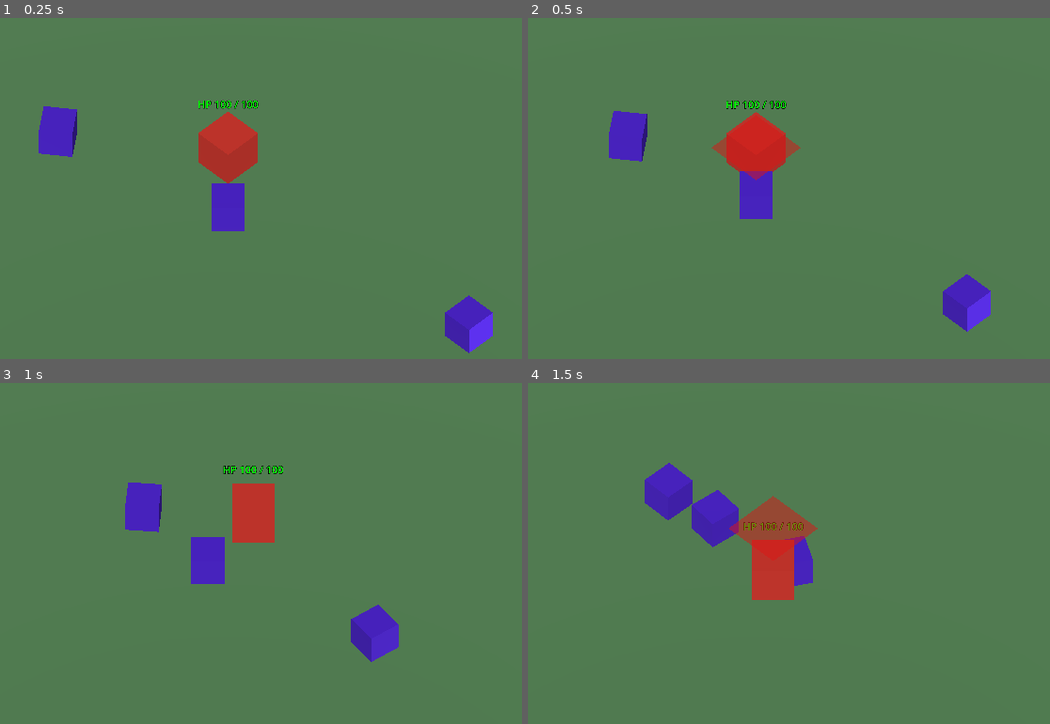
Above: before the commit, frames 1-4 (two rows, left to right).
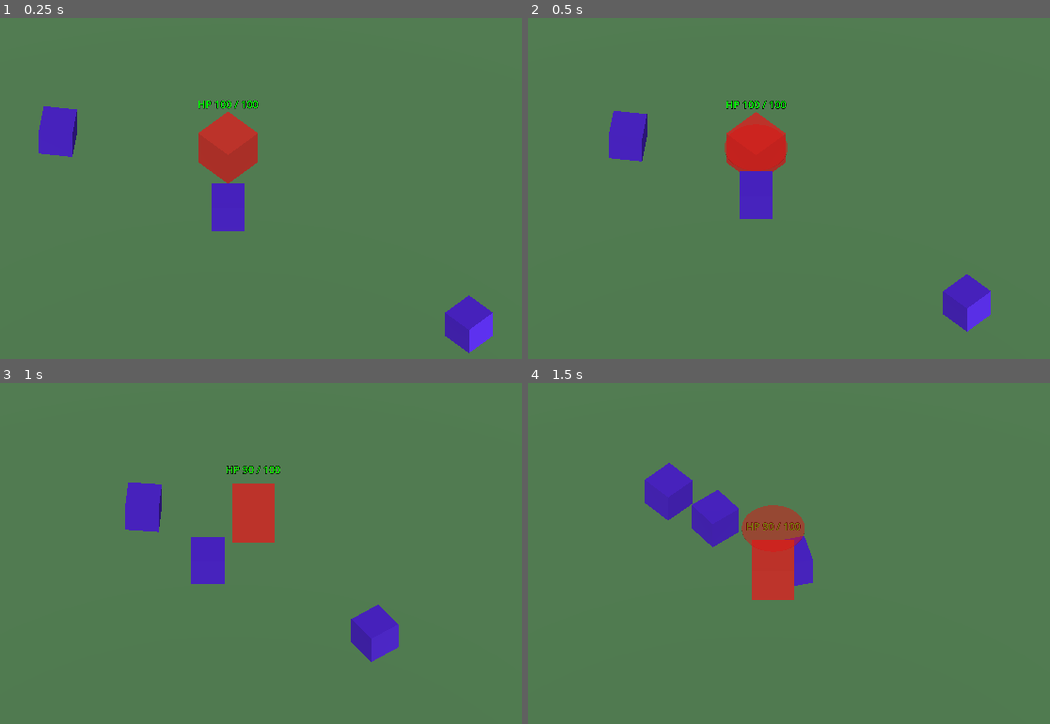
Above: after the commit, the same moments.

Repository: suxrob-1124/arcane-net
Game: Godot game, scene res://scenes/main/Main.tscn
Same seed, same stepped clock (60 frames per second), same inputs: the game is played once before the commit and once after it.
Inputs (mouse positions are in pixels of both pictures, inside the frame that each line leads up to):
- Up to frame 1 (0.25 s): no input
- Up to frame 2 (0.5 s): no input
- Up to frame 3 (1 s): move the mouse to (391, 492) at 0.52 s; press the mouse at (391, 492) at 0.53 s; hold D (move_right) from 0.53 s (still down)
- Up to frame 4 (1.5 s): move the mouse to (606, 533) at 1.27 s; release D (move_right) at 1.28 s; release the mouse at (606, 533) at 1.28 s; hold S (move_down) from 1.28 s (still down); tap Space (dash) at 1.35 s

Frame 1 is identical in both runs. In frame 2, 0.3% of the frame differs, in the area x 35-53%, y 34-48%; in frame 3, 0.2%; in frame 4, 0.5%, in the area x 38-56%, y 33-48%.

Commit message:
fix(combat): hp-bar resolution, spectator camera detach, round telegraph
Three playtest bugs from PR #5:

1. PlayerHealthBar pushed "health not assigned" warning — manually
   editing .tscn with `health = NodePath("...")` for a typed Node export
   (@export var health: HealthComponent) does not auto-resolve at runtime.
   Switch to explicit `@export var health_path: NodePath` + get_node_or_null
   in _ready(). Reliable for hand-edited scenes.

2. After player death the IsoCamera kept its target on the ghost player,
   so any enemy walking onto the corpse appeared centered on screen
   — perceived as "camera follows enemy". Fix: detach _camera.target
   immediately on player_died and freeze camera at death_position.
   Also add defensive filter in find_alive_allies() to exclude any node
   in &"enemies" group (belt-and-braces vs accidental group-tagging).

3. Telegraph rendered as a square via PlaneMesh. Replace with CylinderMesh
   (top/bottom_radius=0.75, height=0.02, 32 radial segments) — a thin
   disc that is round by definition; Y-up by default, no rotation needed.

Co-Authored-By: Claude Opus 4.7 <noreply@anthropic.com>

Diff:
--- a/scenes/combat/GlitchPup.tscn
+++ b/scenes/combat/GlitchPup.tscn
@@ -22,9 +22,13 @@
 no_depth_test = true
 render_priority = 1
 
-[sub_resource type="PlaneMesh" id="PlaneMesh_telegraph"]
+[sub_resource type="CylinderMesh" id="CylinderMesh_telegraph"]
 material = SubResource("Mat_telegraph")
-size = Vector2(1.5, 1.5)
+top_radius = 0.75
+bottom_radius = 0.75
+height = 0.02
+radial_segments = 32
+rings = 1
 
 [node name="GlitchPup" type="CharacterBody3D"]
 collision_layer = 4
@@ -48,7 +52,7 @@
 visible = false
 
 [node name="MeshInstance3D" type="MeshInstance3D" parent="TelegraphMarker"]
-mesh = SubResource("PlaneMesh_telegraph")
+mesh = SubResource("CylinderMesh_telegraph")
 
 [node name="AttackTimer" type="Timer" parent="."]
 wait_time = 0.5
--- a/scenes/main/Main.tscn
+++ b/scenes/main/Main.tscn
@@ -141,7 +141,7 @@
 outline_size = 8
 modulate = Color(0, 1, 0, 1)
 script = ExtResource("11_hpbar")
-health = NodePath("../HealthComponent")
+health_path = NodePath("../HealthComponent")
 
 [node name="GlitchPup1" parent="." instance=ExtResource("7_enemy")]
 transform = Transform3D(1, 0, 0, 0, 1, 0, 0, 0, 1, 2, 0.5, 2)
--- a/scripts/spectator/SpectatorController.gd
+++ b/scripts/spectator/SpectatorController.gd
@@ -27,6 +27,10 @@
 
 
 func _on_player_died(_player_node: Node3D, _cause: StringName, death_position: Vector3) -> void:
+	# Detach camera from the (soon-to-be-ghost) player FIRST so it doesn't
+	# end up framing whatever enemy walks over the corpse position.
+	_freeze_camera_at(death_position)
+
 	if _player != null and _player.has_method(&"enter_ghost_state"):
 		_player.enter_ghost_state()
 	var allies := find_alive_allies()
@@ -34,11 +38,18 @@
 		EventBus.game_over.emit()
 		return
 	_allies_cache = allies
-	var origin: Vector3 = death_position if _player == null else _player.global_position
-	_current_target = _pick_nearest_ally(allies, origin)
+	_current_target = _pick_nearest_ally(allies, death_position)
 	_assign_camera_target(_current_target)
 	_is_active = true
 	SpectatorState.enter_spectator_mode()
+
+
+func _freeze_camera_at(pos: Vector3) -> void:
+	if _camera == null:
+		return
+	_camera.target = null
+	_camera.global_position = pos + _camera.offset
+	_camera.look_at(pos)
 
 
 func switch_target() -> void:
@@ -61,6 +72,8 @@
 	var out: Array[Node3D] = []
 	for n in get_tree().get_nodes_in_group(ALLIES_GROUP):
 		if not is_instance_valid(n):
+			continue
+		if n.is_in_group(&"enemies"):
 			continue
 		if n is Node3D and _is_alive(n):
 			out.append(n)
--- a/scripts/ui/PlayerHealthBar.gd
+++ b/scripts/ui/PlayerHealthBar.gd
@@ -1,15 +1,18 @@
 class_name PlayerHealthBar
 extends Label3D
 
-@export var health: HealthComponent
+@export var health_path: NodePath
+
+var _health: HealthComponent
 
 
 func _ready() -> void:
-	if health == null:
-		push_warning("PlayerHealthBar: health not assigned")
+	_health = get_node_or_null(health_path) as HealthComponent
+	if _health == null:
+		push_warning("PlayerHealthBar: HealthComponent not found at %s" % health_path)
 		return
-	health.health_changed.connect(_on_health_changed)
-	_on_health_changed(health.current_hp, health.max_hp)
+	_health.health_changed.connect(_on_health_changed)
+	_on_health_changed(_health.current_hp, _health.max_hp)
 
 
 func _on_health_changed(current: int, max_value: int) -> void:
